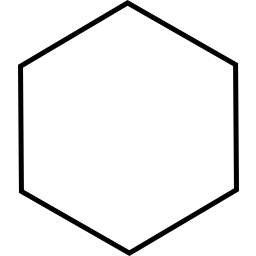
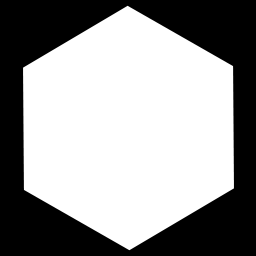
Before/after of a 256×256 layered artwork. What changed in the layer stack:
added layer "Layer 1" over [0, 0, 256, 256]
